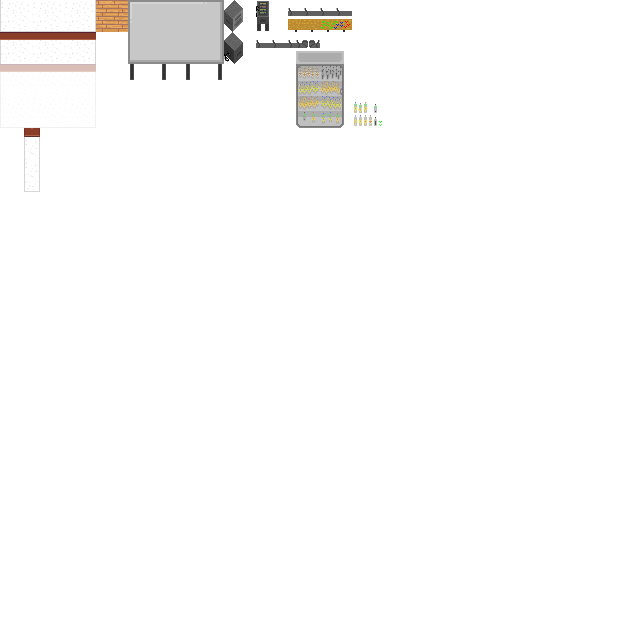
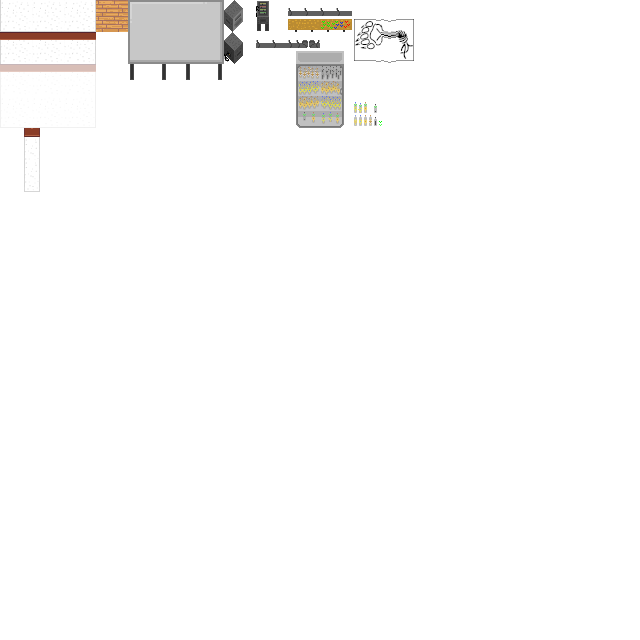
Layer changes from the first 640x640 image to the second:
added layer "Ebene #1" above "Ebene" over [354, 19, 414, 63]
